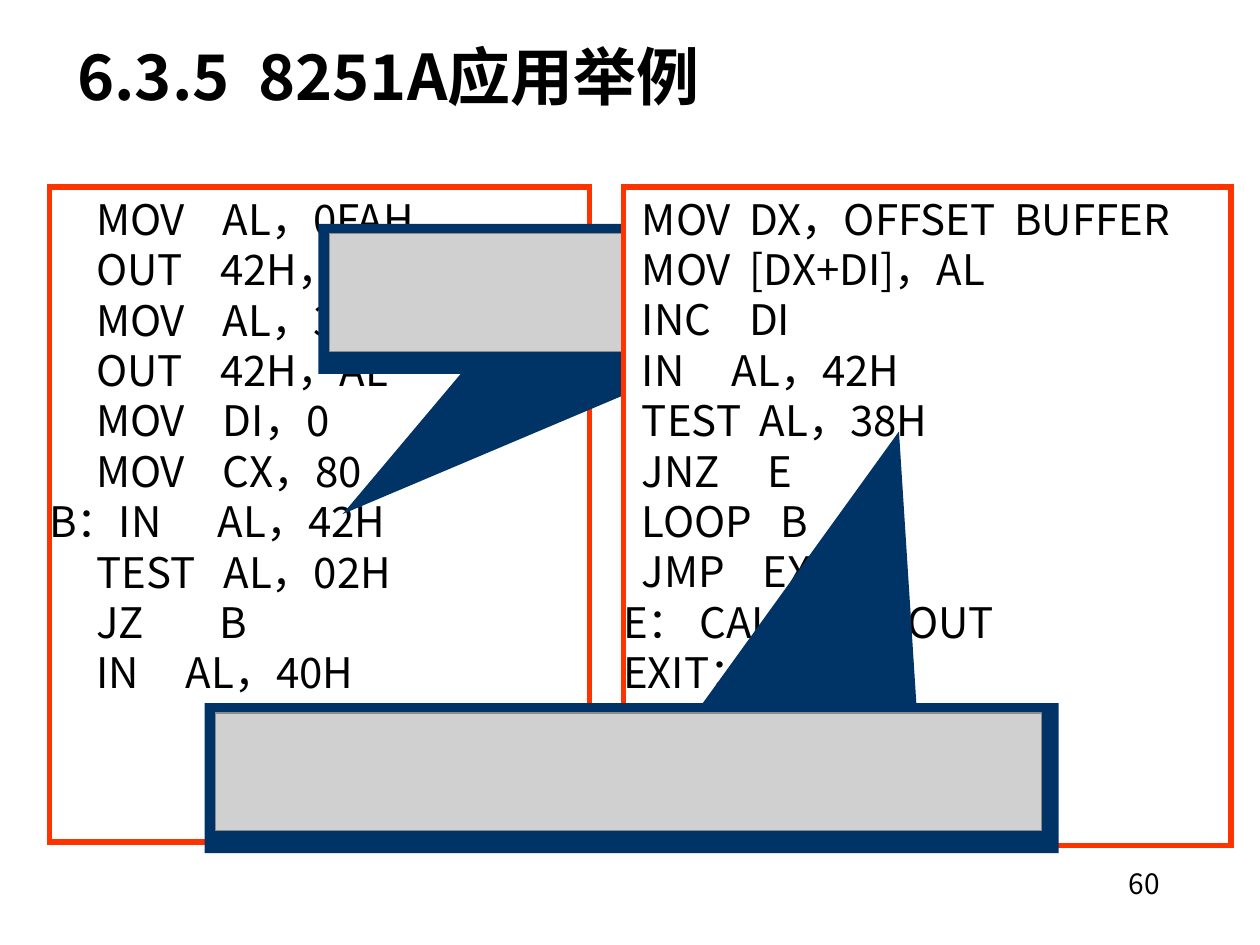
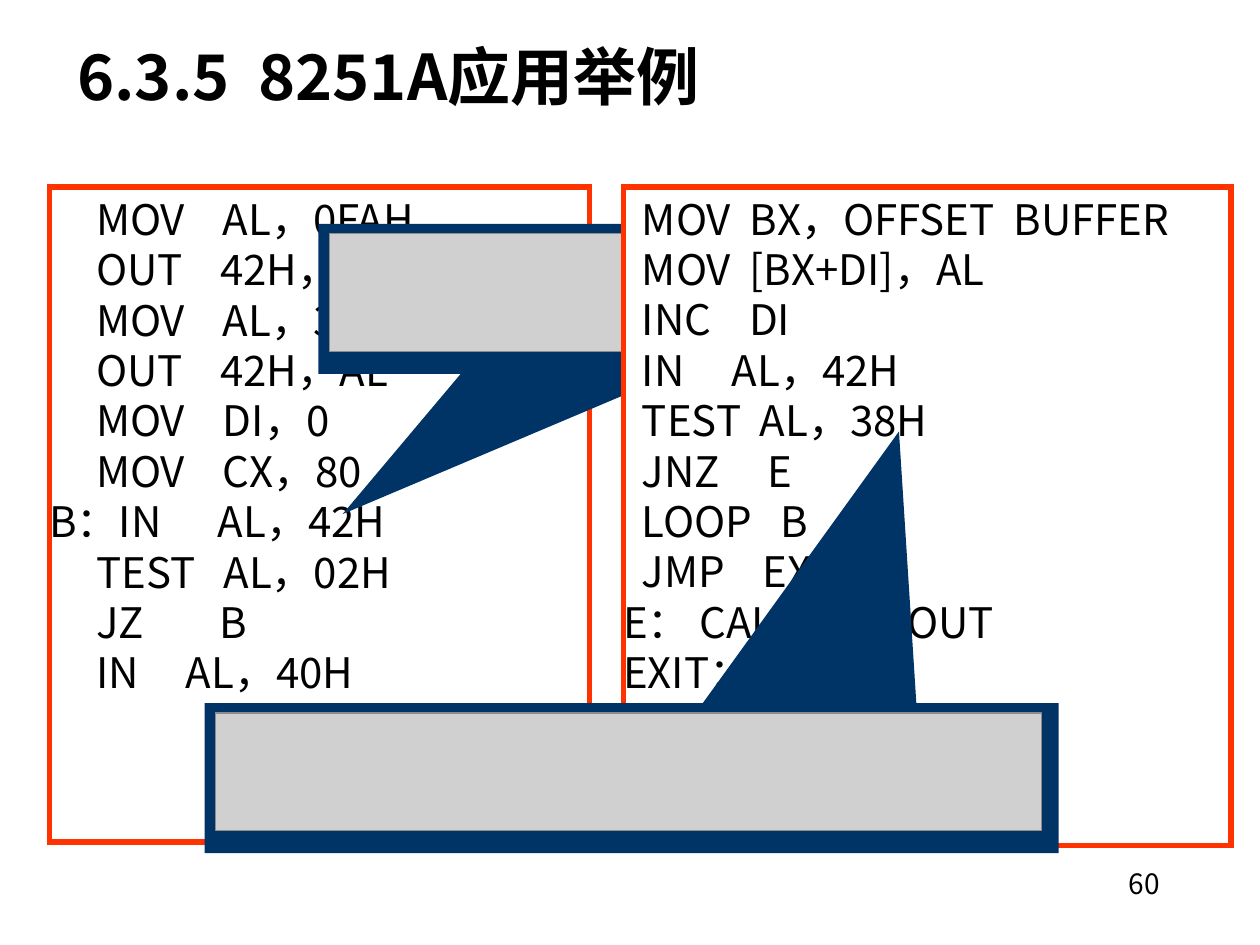
Before and after one commit to rshouc/Microcomputer, a slide deck: slide 60 of PPT/The Principle of Microcomputer/第六章 微机原理（串并行通信和接口技术) .pptx. Drawn at 1260x945 pixels with LibreOffice and Linux fonts; fonts in the diff are those of the drawing; grey boxes stand for pictures. Boxes give left, top, right and bottom in pixels: in the first picture for what was removed or moved away, otherwise in the second. Text is boxed around its words. In the diff, an @@ line names an element or a change of style, - is before the commit and + after.

```diff
--- a/PPT/The Principle of Microcomputer/第六章 微机原理（串并行通信和接口技术) .pptx
+++ b/PPT/The Principle of Microcomputer/第六章 微机原理（串并行通信和接口技术) .pptx
@@ text in rectangle at (x1=642, y1=203, x2=1170, y2=292): text changed @@
-MOV DX，OFFSET BUFFER
-MOV [DX+DI]，AL
+MOV BX，OFFSET BUFFER
+MOV [BX+DI]，AL
```
Also in this commit, not shown: 1 other slide changed, 73 slides added, 1 slide removed.
